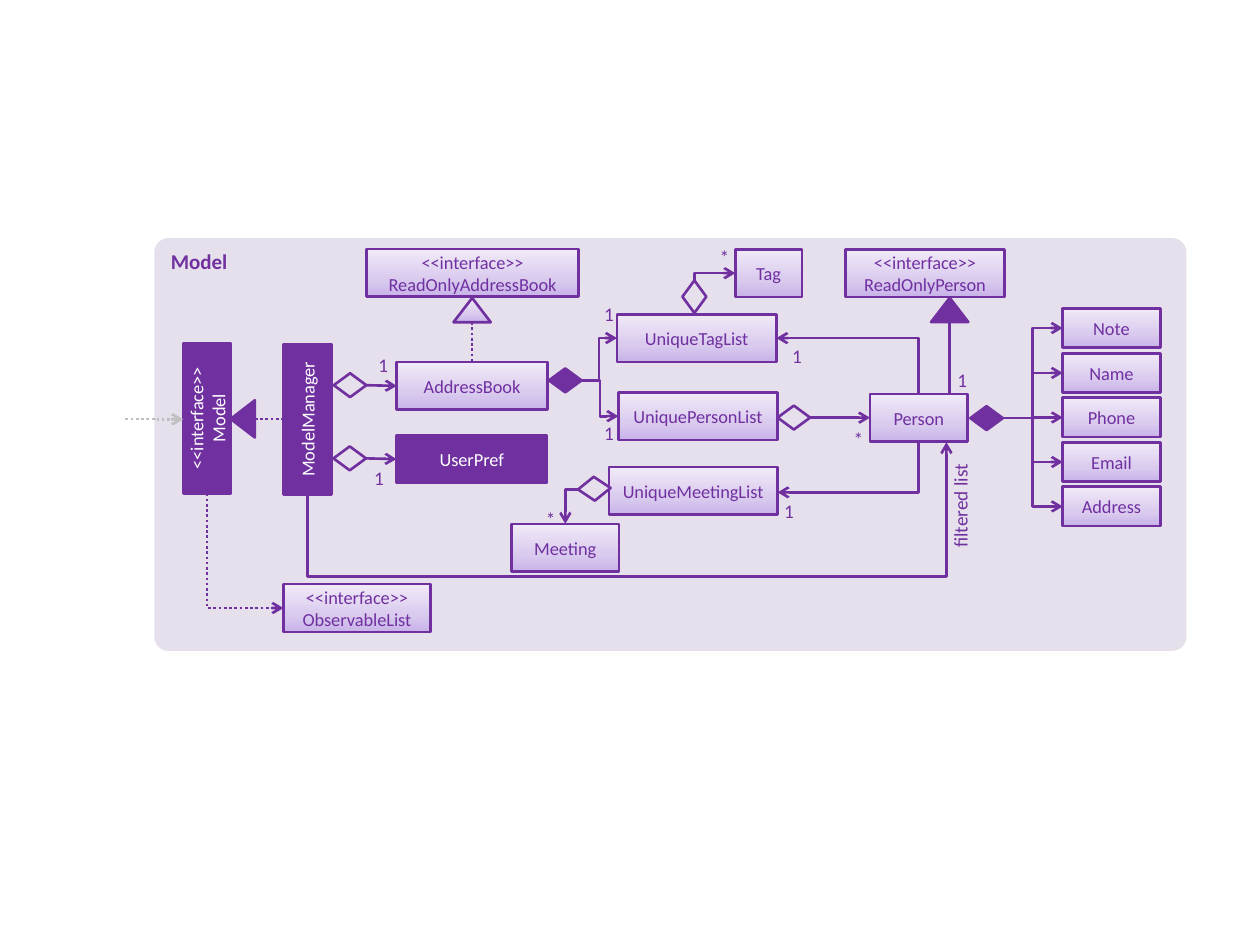
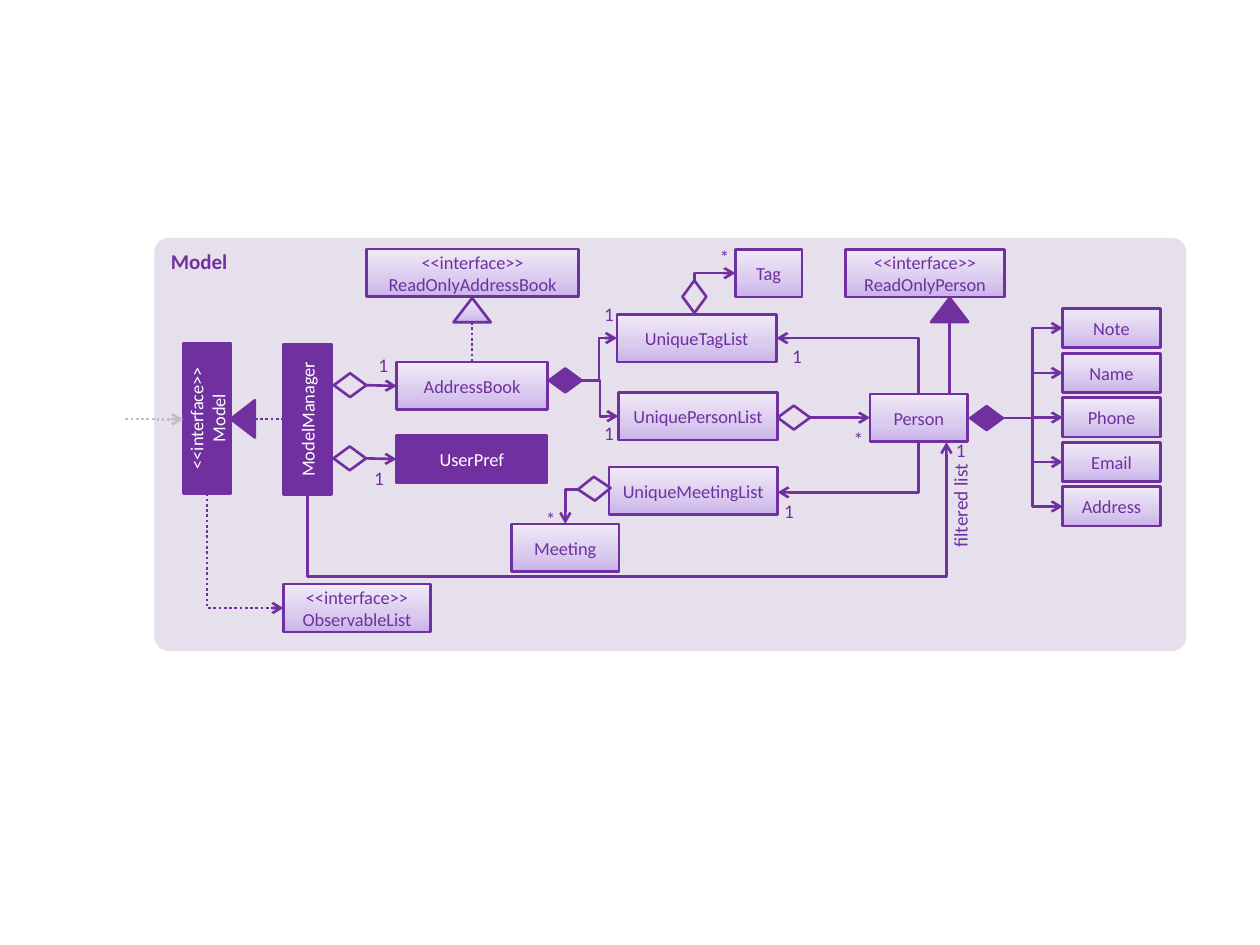
Before and after one commit to CS2103AUG2017-W13-B3/addressbook-level4, a slide deck: slide 1 of docs/diagrams/ModelComponentClassDiagram.pptx. Drawn at 1260x945 pixels with LibreOffice and Linux fonts; fonts in the diff are those of the drawing. Boxes give left, top, right and bottom in pixels: in the first picture for what was removed or moved away, otherwise in the second. Text is boxed around its words. In the diff, an @@ line names an element or a change of style, - is before the commit and + after.

```diff
--- a/docs/diagrams/ModelComponentClassDiagram.pptx
+++ b/docs/diagrams/ModelComponentClassDiagram.pptx
@@ text "1": place and size @@
-text "1" at bbox=[957, 374, 967, 387]
+text "1" at bbox=[956, 441, 966, 457]
```
Also in this commit, not shown: 1 other file.
